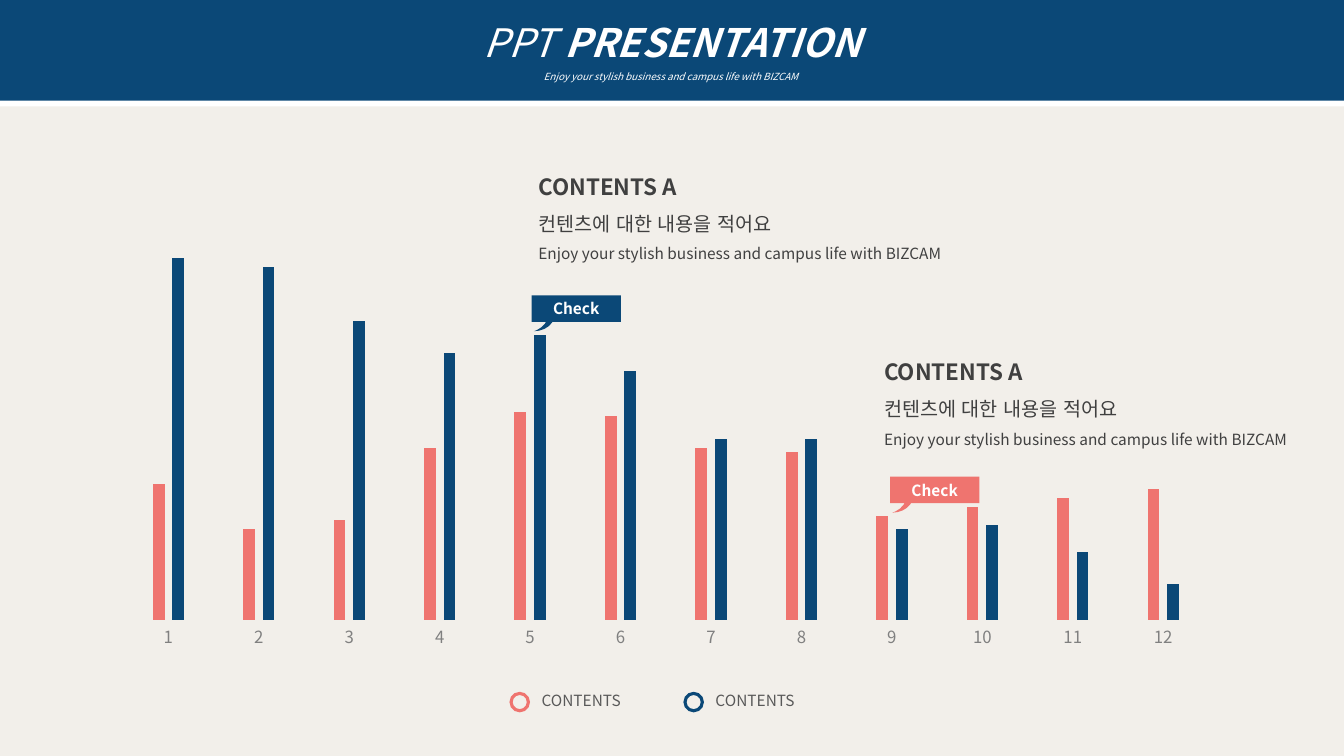
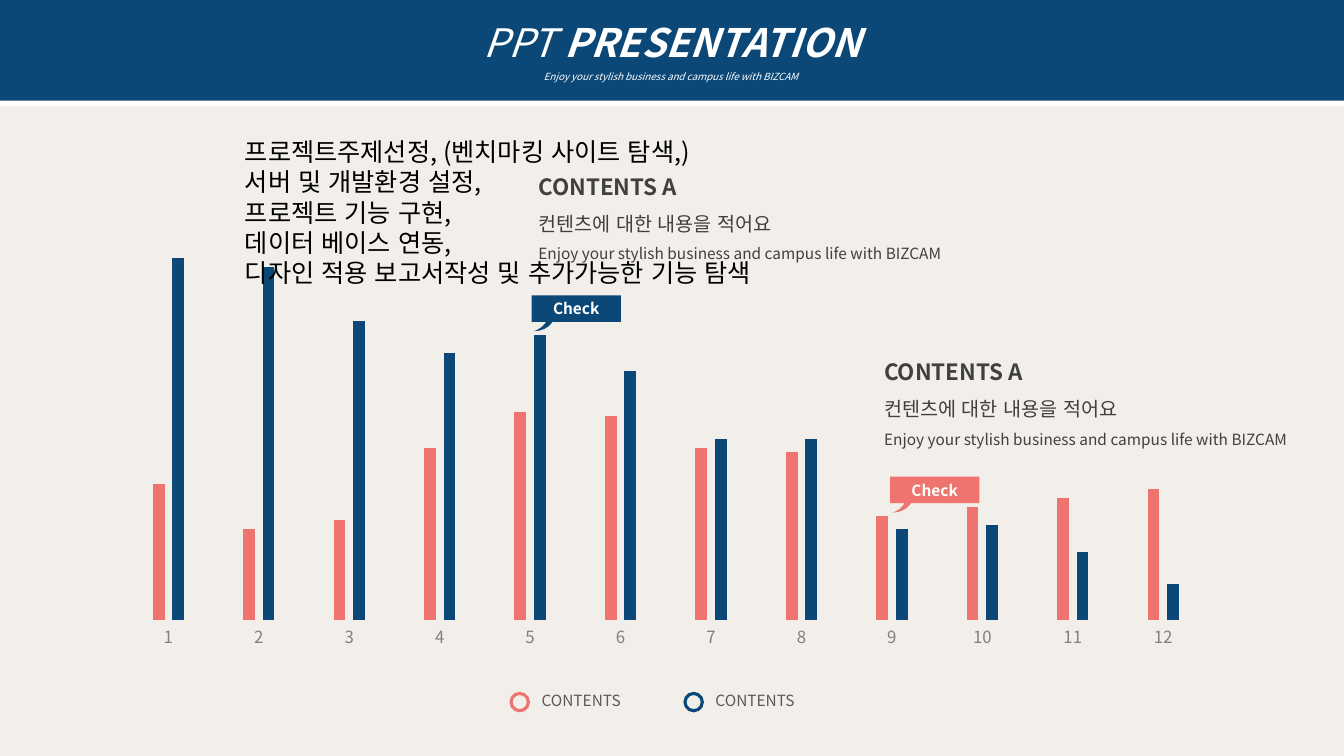
Before and after one commit to jcosign/kongnanda, a slide deck: slide 6 of yeon/3조_콩난다/콩난다 발표.pptx. Drawn at 1344x756 pixels with LibreOffice and Linux fonts; fonts in the diff are those of the drawing. Boxes give left, top, right and bottom in pixels: in the first picture for what was removed or moved away, otherwise in the second. Text is boxed around its words. In the diff, an @@ line names an element or a change of style, - is before the commit and + after.

```diff
--- a/yeon/3조_콩난다/콩난다 발표.pptx
+++ b/yeon/3조_콩난다/콩난다 발표.pptx
@@ text added at [245, 140, 751, 288], 18 pt, text #000000 @@
+프로젝트주제선정, (벤치마킹 사이트 탐색,)
+서버 및 개발환경 설정,
+프로젝트 기능 구현,
+데이터 베이스 연동,
+디자인 적용 보고서작성 및 추가가능한 기능 탐색
@@ column chart at [101, 204, 1231, 659] @@
@@ category axis changed @@
@@ lettering changed @@
```
Also in this commit, not shown: 1 other slide changed, 1 slide added, 1 slide removed.
